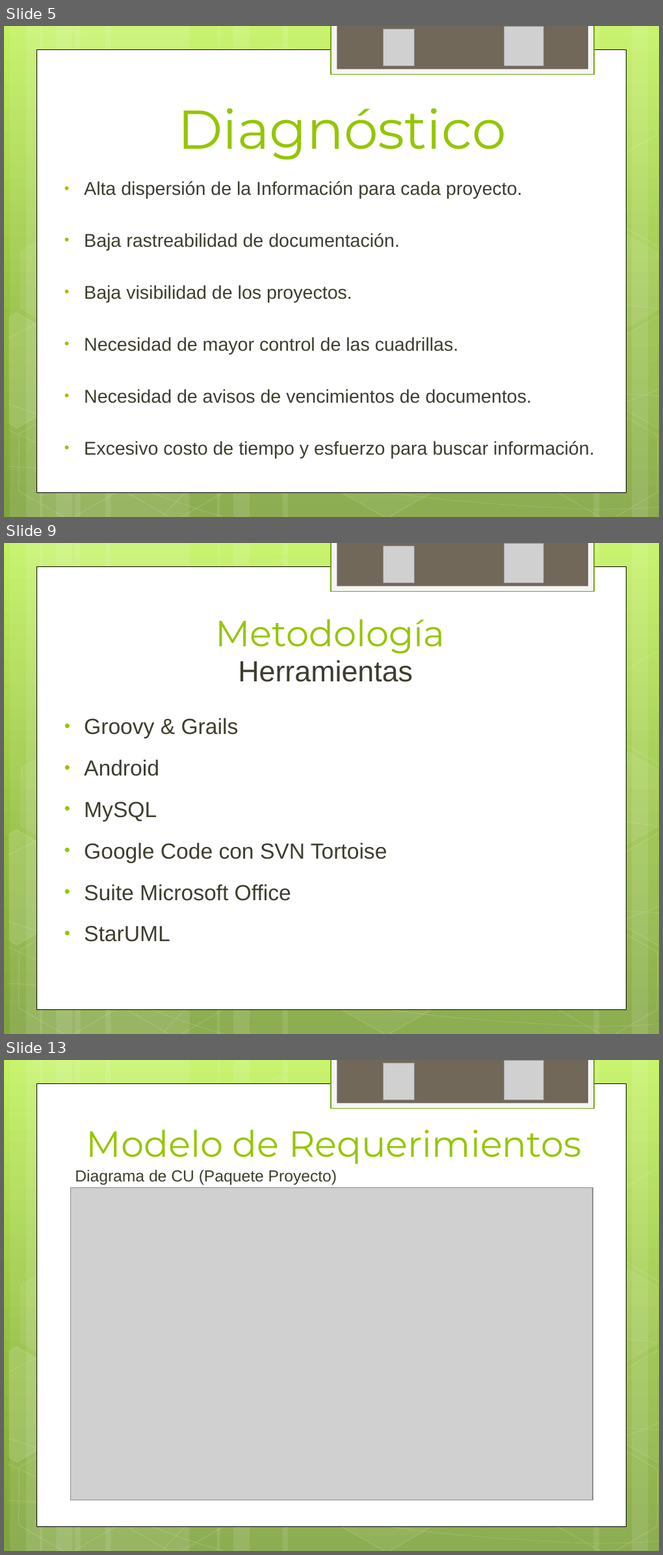
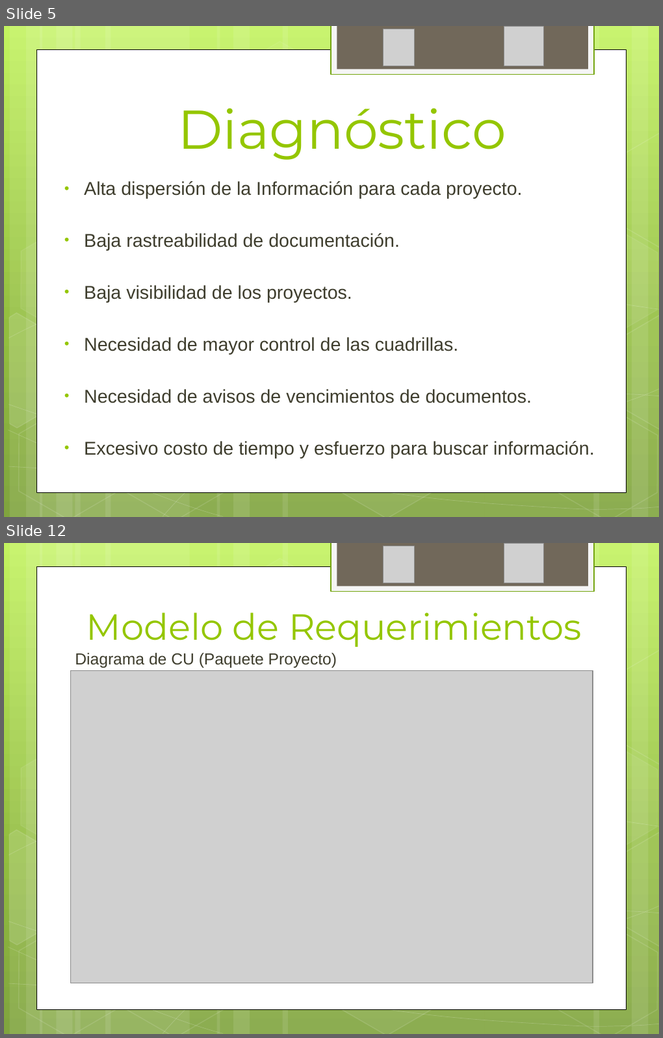
Before and after one commit to ptissera/habilitacion-profesional-2012-4k4, a slide deck: Documentacion/Proyecto/Presentacion Final/Exposicion Final.pptx. Shown one above the other, each under a label of ours: slides 5, 9 and 13 before the commit, slides 5 and 12 after it; the slides between them are not shown. The pictures are 663x1555 and 663x1038 pixels, drawn with LibreOffice and Linux fonts; fonts in the diff are those of the drawing; grey boxes stand for pictures. Boxes give left, top, right and bottom in pixels: in the first picture for what was removed or moved away, otherwise in the second. Text is boxed around its words. In the diff, an @@ line names an element or a change of style, - is before the commit and + after.

```diff
--- a/Documentacion/Proyecto/Presentacion Final/Exposicion Final.pptx
+++ b/Documentacion/Proyecto/Presentacion Final/Exposicion Final.pptx
@@ slide 9 removed at (4, 543, 659, 1034), background gradient #C3F35F to #93BF3F to #81A53E; not listed: 31 template elements that a slide beside it also shows @@
@@ picture removed at (384, 546, 415, 583) @@
@@ picture removed at (504, 544, 545, 583) @@
@@ title removed at (215, 619, 445, 653) @@
-Metodología
@@ text removed at (238, 660, 413, 682) @@
-Herramientas
@@ text removed at (84, 718, 388, 942) @@
-• Groovy & Grails
-• Android
-• MySQL
-• Google Code con SVN Tortoise
-• Suite Microsoft Office
-• StarUML
@@ what was slide 13 is now slide 12 @@
```
Also in this commit, not shown: 14 slides changed, 3 slides added, 10 other slides removed.
